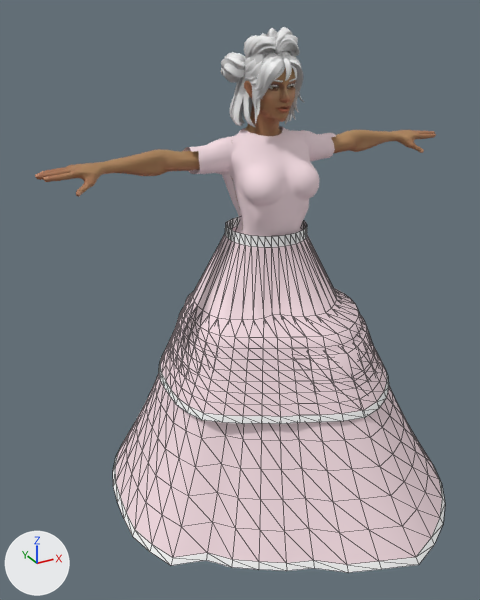
An edit to the glTF model apps/mediderma-lounge/public/models/real_female.glb, drawn before and after from the same camera.
The view is the same before and after, from a 50 mm camera at (-1.27, -2.07, 1.9) aimed at (-0.15, -0.03, 0.88). The axes (+X, +Y, +Z) are drawn at lower left. The lights are the same throughout. The picture after the commit comes second. Mesh edges are drawn as thin lines on the coarser meshes. Vertices at exactly the same position are counted once.

In view in the first picture: 'Hair_Buns', 'Hair_Long', 'Hair_SimpleParted', 'SkirtLong', 'SkirtShort', 'Sleeves', 'Superhero_Female', 'Top' and 1 more.
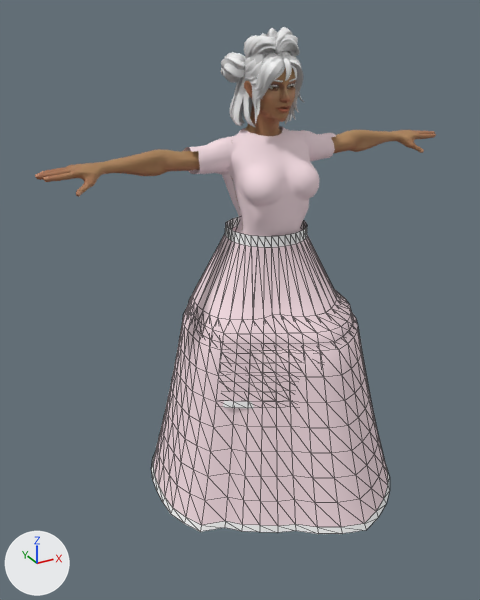
What changed in the scene script:
```text
Change me_skirtlong:
    used by ob_skirtlong; location = (0.0, 0.0, 0.0)
    remove me_skirtlong.from_pydata(...)  # 480 vertices, 880 faces; spans x -0.674..0.694, y -0.773..0.577, z 0.035..1.144
    add me_skirtlong.from_pydata(...)  # 480 vertices, 880 faces; spans x -0.496..0.51, y -0.54..0.483, z 0.035..1.144
    me_skirtlong part 1: 360 of 480 vertices moved; they spanned x -0.674..0.694, y -0.773..0.577, z 0.035..0.753 and now span x -0.496..0.51, y -0.54..0.483, z 0.035..0.753; mean shift (0.0, 0.016, 0.0); largest move (0.193, -0.773, 0.035) -> (0.137, -0.54, 0.035)
Change me_skirtshort:
    used by ob_skirtshort; location = (0.0, 0.0, 0.0)
    remove me_skirtshort.from_pydata(...)  # 480 vertices, 880 faces; spans x -0.446..0.461, y -0.491..0.381, z 0.53..1.144
    add me_skirtshort.from_pydata(...)  # 480 vertices, 880 faces; spans x -0.358..0.369, y -0.382..0.338, z 0.53..1.144
    me_skirtshort part 2: 360 of 480 vertices moved; they spanned x -0.446..0.461, y -0.491..0.381, z 0.53..0.815 and now span x -0.358..0.369, y -0.382..0.338, z 0.53..0.815; mean shift (0.0, 0.009, 0.0); largest move (0.206, -0.468, 0.53) -> (0.161, -0.359, 0.53)
```

What differs and where, as boxes (x1, y1, x2, y2) in the pictures (480 x 600 px; the box of a moved part takes in the faces that stretch with it):
'SkirtLong', reshaped (28% narrower, 10% shorter)
    before: (113, 219, 445, 573)
    after: (151, 217, 390, 534)
'SkirtShort', reshaped
    before: (159, 217, 389, 424)
    after: (188, 217, 353, 408)
part 1 of me_skirtlong, moved or reshaped
    before: (113, 308, 445, 573)
    after: (151, 305, 390, 534)
part 2 of me_skirtshort, moved or reshaped
    before: (159, 289, 389, 424)
    after: (188, 289, 353, 408)
